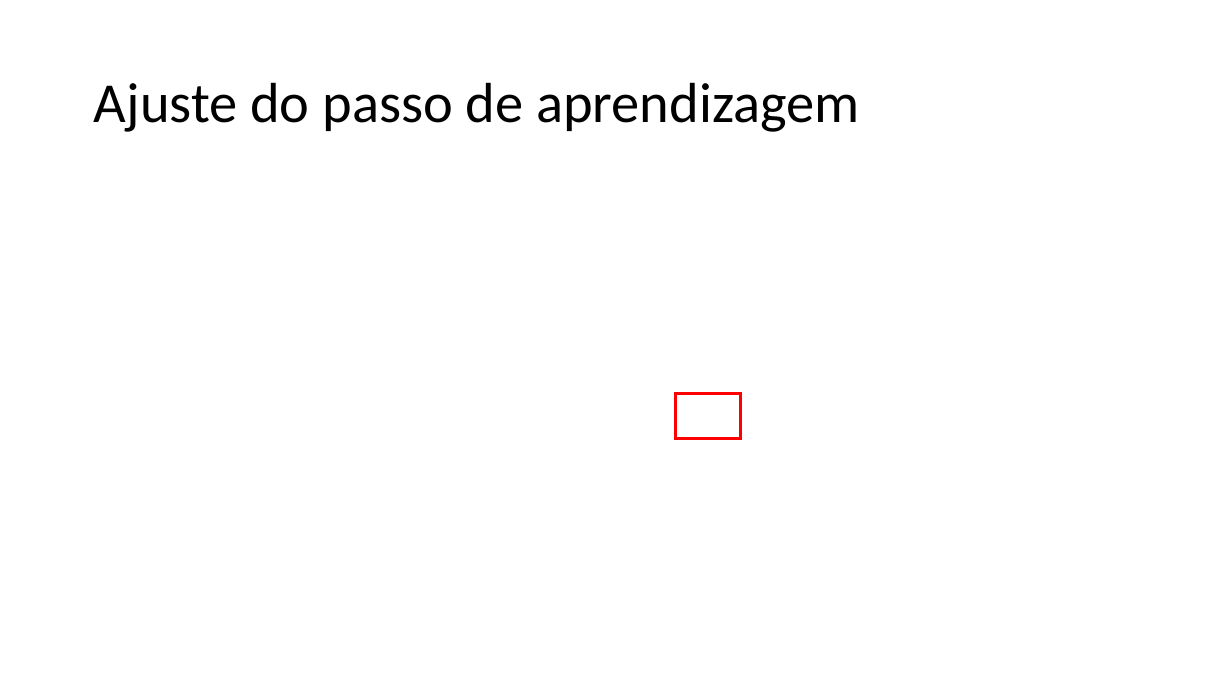
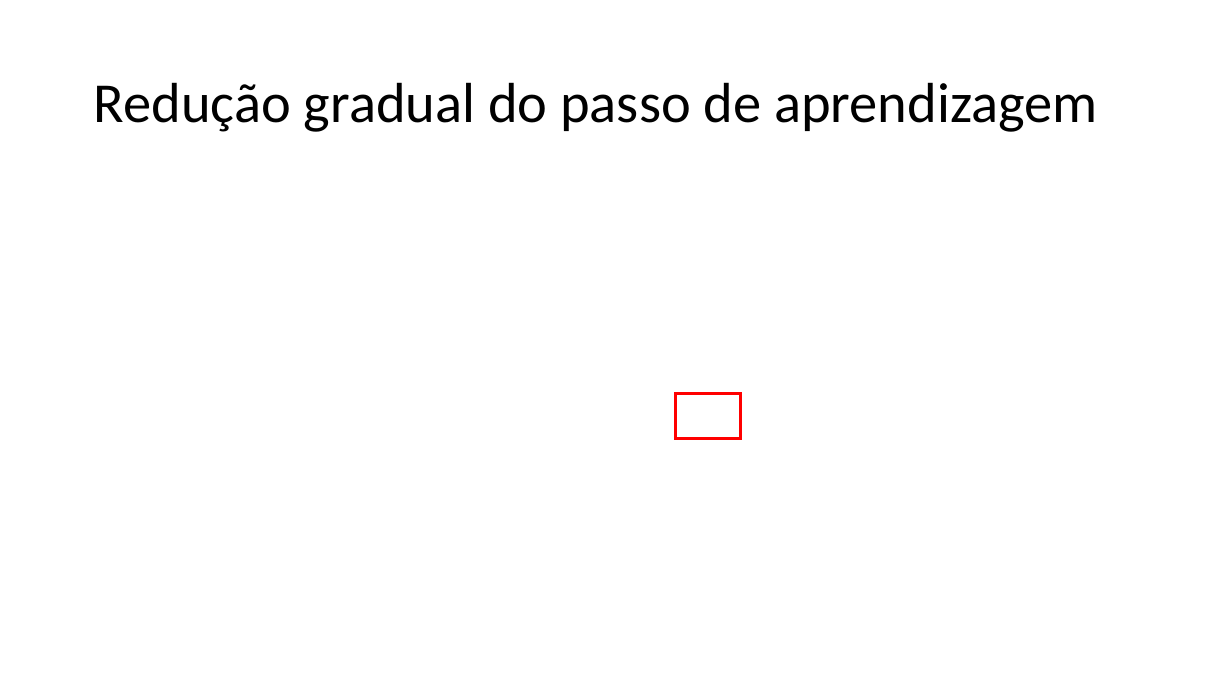
Before and after one commit to zz4fap/t319_aprendizado_de_maquina, a slide deck: slide 21 of slides/T319_Regressão_Linear (Parte III).pptx. Drawn at 1232x693 pixels with LibreOffice and Linux fonts; fonts in the diff are those of the drawing; grey boxes stand for pictures. Boxes give left, top, right and bottom in pixels: in the first picture for what was removed or moved away, otherwise in the second. Text is boxed around its words. In the diff, an @@ line names an element or a change of style, - is before the commit and + after.

```diff
--- a/slides/T319_Regressão_Linear (Parte III).pptx
+++ b/slides/T319_Regressão_Linear (Parte III).pptx
@@ title at (x1=94, y1=82, x2=1098, y2=132): text changed @@
-Ajuste do passo de aprendizagem
+Redução gradual do passo de aprendizagem
```
Also in this commit, not shown: 4 other slides changed, 1 slide added.
